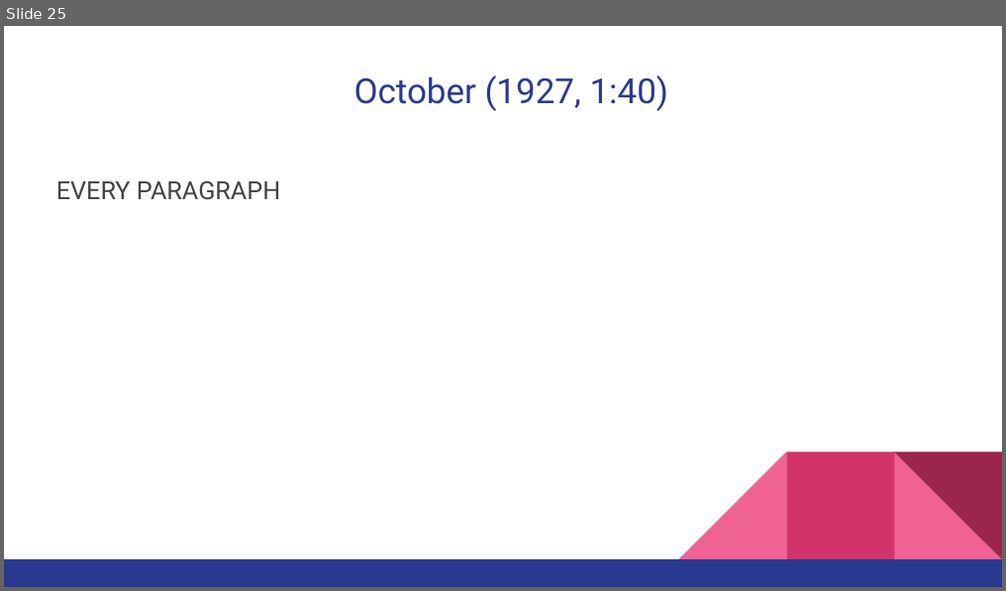
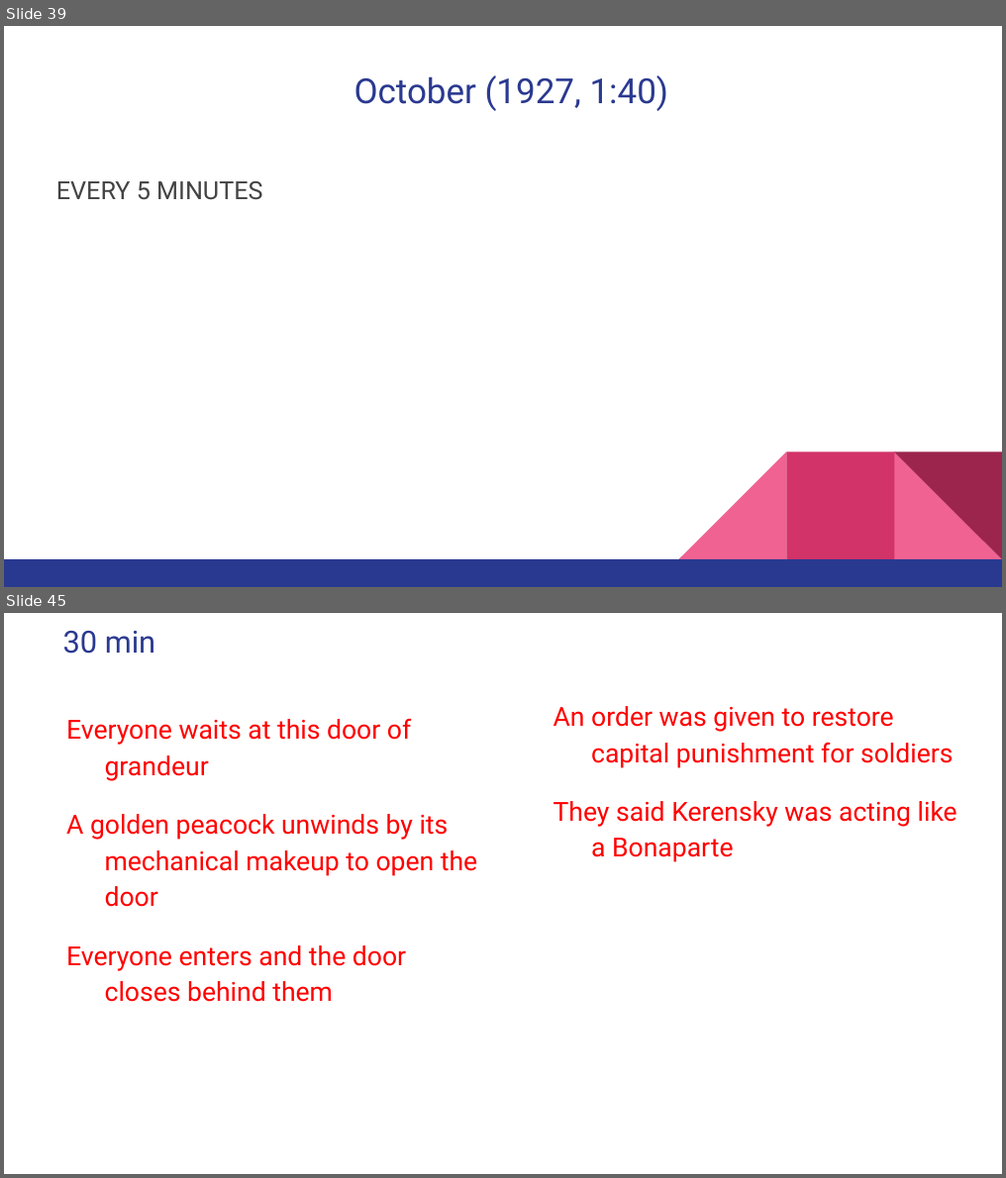
Before and after one commit to MichaelOdumosu57/Spring_2017, a slide deck: Spring 2017 Semester/Music or Arts/ARUS HW/9 ARUS HW/ARUS 280 HW#9 notes.pptx. Shown one above the other, each under a label of ours: slide 25 before the commit, slides 39 and 45 after it; the slides between them are not shown. The pictures are 1006x591 and 1006x1178 pixels, drawn with LibreOffice and Linux fonts; fonts in the diff are those of the drawing. Boxes give left, top, right and bottom in pixels: in the first picture for what was removed or moved away, otherwise in the second. Text is boxed around its words. In the diff, an @@ line names an element or a change of style, - is before the commit and + after.

```diff
--- a/Spring 2017 Semester/Music or Arts/ARUS HW/9 ARUS HW/ARUS 280 HW#9 notes.pptx
+++ b/Spring 2017 Semester/Music or Arts/ARUS HW/9 ARUS HW/ARUS 280 HW#9 notes.pptx
@@ slide 45 added at (x1=4, y1=613, x2=1002, y2=1174), background #FFFFFF @@
@@ title added at (x1=63, y1=631, x2=155, y2=654), 22 pt, text #2A3990 @@
+30 min
@@ text added at (x1=66, y1=718, x2=477, y2=1002), 19 pt, text #FF0000 @@
+Everyone waits at this door of grandeur
+A golden peacock unwinds by its mechanical makeup to open the door
+Everyone enters and the door closes behind them
@@ text added at (x1=553, y1=706, x2=957, y2=862), 19 pt, text #FF0000 @@
+An order was given to restore capital punishment for soldiers
+They said Kerensky was acting like a Bonaparte
@@ what was slide 25 is now slide 39 @@
@@ slide 39 changed as well @@
@@ text at (x1=56, y1=181, x2=262, y2=200): text changed @@
-EVERY PARAGRAPH
+EVERY 5 MINUTES
```
Also in this commit, not shown: 33 other slides added, 2 slides removed, 4 other files.
